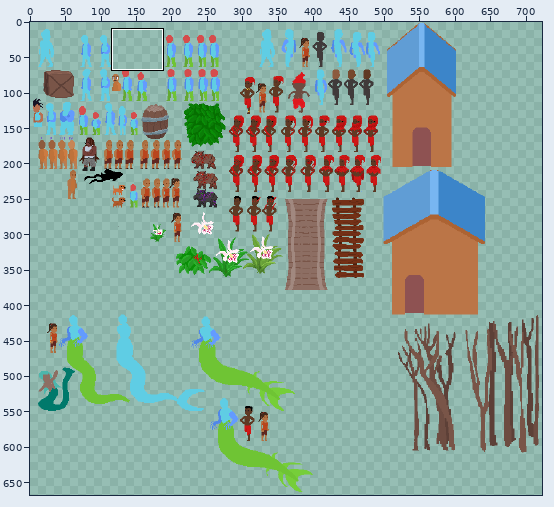
Sprite sheet -- Assets/Sprites/tudo.png. Above, an overview of the earlier version with the close-up marked.
Close-up. The starting point:
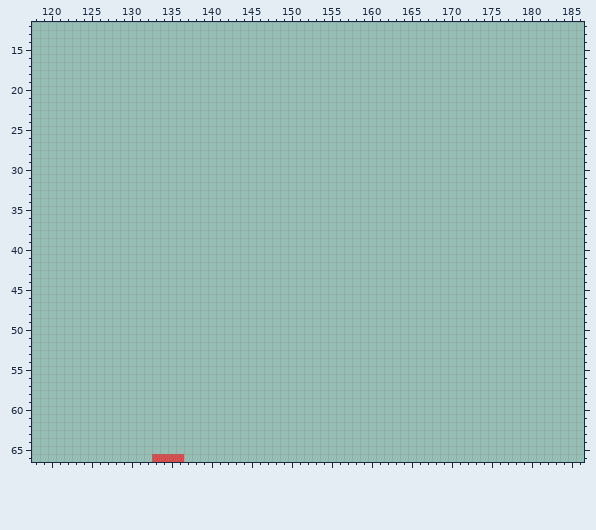
The file is 738x669 pixels. Colours within 5 levels of each other are drawn and written as one. Shown: x 118..186, y 12..66. The wide view leaves out empty margins.
After:
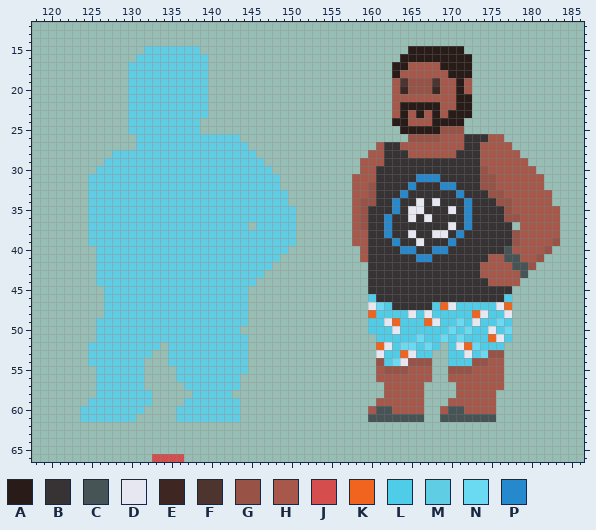
Palette (. is transparent): A #281b18  B #373334  C #465456  D #e6e7f0  E #3e2723  F #4e342e  G #995246  H #a7584a  J #d54d4d  K #f1641f  L #4fcde8  M #5fcde4  N #6adaf2  P #2789cd
The exact change:
y 15: x 132..138 ....... -> MMMMMMM; x 165..171 ....... -> AAAAAAA
y 16: x 131..139 ......... -> MMMMMMMMM; x 164..172 ......... -> AAAAAAAAA
y 17: x 130..139 .......... -> MMMMMMMMMM; x 163..172 .......... -> AAHHHHAAAA
y 18: x 130..139 .......... -> MMMMMMMMMM; x 163..172 .......... -> AHHHHHHAAA
y 19: x 130..139 .......... -> MMMMMMMMMM; x 163..172 .......... -> HFGGGFHHAH
y 20: x 130..139 .......... -> MMMMMMMMMM; x 163..172 .......... -> HEGGGEHHAH
y 21: x 130..139 .......... -> MMMMMMMMMM; x 163..172 .......... -> HHHHHHHHAA
y 22: x 130..139 .......... -> MMMMMMMMMM; x 163..172 .......... -> HAAAAAHHAA
y 23: x 130..139 .......... -> MMMMMMMMMM; x 163..172 .......... -> HAHAHAHAAA
y 24: x 130..138 ......... -> MMMMMMMMM; x 163..171 ......... -> AAHHHAAAA
y 25: x 130..138 ......... -> MMMMMMMMM; x 164..171 ........ -> AAAAAGGG
y 26: x 131..143 ............. -> MMMMMMMMMMMMM; x 165..176 ............ -> GGGGHHHBBBHH
y 27: x 131..144 .............. -> MMMMMMMMMMMMMM; x 161..177 ................. -> HBBHHHHHHHHBBHHHH
y 28: x 128..145 .................. -> MMMMMMMMMMMMMMMMMM; x 160..178 ................... -> HHBBBHHHHHHBBBHHHHH
y 29: x 127..146 .................... -> MMMMMMMMMMMMMMMMMMMM; x 159..179 ..................... -> HHHBBBBBBBBBBBBHHHHHH
y 30: x 126..147 ...................... -> MMMMMMMMMMMMMMMMMMMMMM; x 159..180 ...................... -> HHBBBBBBBBBBBBBGHHHHHH
y 31: x 125..148 ........................ -> MMMMMMMMMMMMMMMMMMMMMMMM; x 158..181 ........................ -> HHHBBBBBPPPBBBBBGGHHHHHH
y 32: x 125..148 ........................ -> MMMMMMMMMMMMMMMMMMMMMMMM; x 158..181 ........................ -> HHGBBBBPBBBPPBBBGGHHHHHH
y 33: x 125..149 ......................... -> MMMMMMMMMMMMMMMMMMMMMMMMM; x 158..182 ......................... -> HHGBBBPBBBBBBPBBBGGHHHHHH
y 34: x 125..149 ......................... -> MMMMMMMMMMMMMMMMMMMMMMMMM; x 158..182 ......................... -> HGGBBPBBDBDBBBPBBBGGHHHHH
y 35: x 125..150 .......................... -> MMMMMMMMMMMMMMMMMMMMMMMMMM; x 158..183 .......................... -> HGBBBPBDDBBBDBPBBBBGHHHHHH
y 36: x 125..150 .......................... -> MMMMMMMMMMMMMMMMMMMMMMMMMM; x 158..183 .......................... -> HGBBPBBDBDBBBBPBBBBGGHHHHH
y 37: x 125..144 .................... -> MMMMMMMMMMMMMMMMMMMM; x 146..150 ..... -> MMMMM; x 158..177 .................... -> HGBBPBBBBBBBDBPBBBBB; x 179..183 ..... -> HHHHH
y 38: x 125..150 .......................... -> MMMMMMMMMMMMMMMMMMMMMMMMMM; x 158..183 .......................... -> HHBBPBBDBBDDBPBBBBBBGHHHHH
y 39: x 125..150 .......................... -> MMMMMMMMMMMMMMMMMMMMMMMMMM; x 158..183 .......................... -> HHBBBPBBDBBBPBBBBBBBGHHHHG
y 40: x 126..149 ........................ -> MMMMMMMMMMMMMMMMMMMMMMMM; x 159..182 ........................ -> HBBBBPPBBPPBBBBBBBCHHHHG
y 41: x 126..148 ....................... -> MMMMMMMMMMMMMMMMMMMMMMM; x 159..181 ....................... -> HBBBBBBPPBBBBBBBHHCCHHG
y 42: x 126..147 ...................... -> MMMMMMMMMMMMMMMMMMMMMM; x 160..180 ..................... -> BBBBBBBBBBBBBBHHHHCCG
y 43: x 126..146 ..................... -> MMMMMMMMMMMMMMMMMMMMM; x 160..179 .................... -> BBBBBBBBBBBBBBHHHHHC
y 44: x 126..145 .................... -> MMMMMMMMMMMMMMMMMMMM; x 160..178 ................... -> BBBBBBBBBBBBBBBHHHH
y 45: x 127..144 .................. -> MMMMMMMMMMMMMMMMMM; x 160..177 .................. -> BBBBBBBBBBBBBBBBBB
y 46: x 127..144 .................. -> MMMMMMMMMMMMMMMMMM; x 160..177 .................. -> LBBBBBBBBBBBBBBBBL
y 47: x 127..144 .................. -> MMMMMMMMMMMMMMMMMM; x 160..177 .................. -> DNLBBBBBLKDLLLLLDK
y 48: x 127..144 .................. -> MMMMMMMMMMMMMMMMMM; x 160..177 .................. -> KLLLLDLDLLLLLKDLLD
y 49: x 126..144 ................... -> MMMMMMMMMMMMMMMMMMM; x 160..177 .................. -> LLDKLLLKDLLNLDLLNL
y 50: x 126..143 .................. -> MMMMMMMMMMMMMMMMMM; x 160..177 .................. -> LLLDLLLLLLNLNLLDLN
y 51: x 126..144 ................... -> MMMMMMMMMMMMMMMMMMM; x 161..177 ................. -> LLLLLNLLNLNLLLKDL
y 52: x 125..133 ......... -> MMMMMMMMM; x 135..144 .......... -> MMMMMMMMMM; x 161..168 ........ -> KDLNNLNL; x 170..176 ....... -> LDKNLLL
y 53: x 125..132 ........ -> MMMMMMMM; x 135..144 .......... -> MMMMMMMMMM; x 161..167 ....... -> DLLKDLL; x 170..176 ....... -> LLDLNGG
y 54: x 125..131 ....... -> MMMMMMM; x 135..144 .......... -> MMMMMMMMMM; x 161..167 ....... -> GLNDGGG; x 170..176 ....... -> LLLGGHH
y 55: x 126..131 ...... -> MMMMMM; x 136..144 ......... -> MMMMMMMMM; x 161..167 ....... -> HGGGHHH; x 170..176 ....... -> GGGHHHH
y 56: x 126..131 ...... -> MMMMMM; x 136..143 ........ -> MMMMMMMM; x 161..167 ....... -> HHHHHHH; x 170..176 ....... -> HHHHHHH
y 57: x 126..131 ...... -> MMMMMM; x 137..143 ....... -> MMMMMMM; x 162..166 ..... -> HHHHH; x 171..176 ...... -> HHHHHH
y 58: x 126..132 ....... -> MMMMMMM; x 138..142 ..... -> MMMMM; x 162..166 ..... -> HHHHH; x 171..175 ..... -> HHHHH
y 59: x 125..132 ........ -> MMMMMMMM; x 137..143 ....... -> MMMMMMM; x 161..166 ...... -> HHHHHH; x 170..175 ...... -> HHHHHH
y 60: x 124..131 ........ -> MMMMMMMM; x 136..143 ........ -> MMMMMMMM; x 160..166 ....... -> HCCHHHH; x 169..175 ....... -> HCCHHHH
y 61: x 124..130 ....... -> MMMMMMM; x 136..143 ........ -> MMMMMMMM; x 160..166 ....... -> CCCCCCC; x 169..175 ....... -> CCCCCCC
Where, in picture pixels (left, top, right, bottom), the same in both close-ups:
added: (80, 46, 296, 422)
added: (352, 46, 560, 422)
